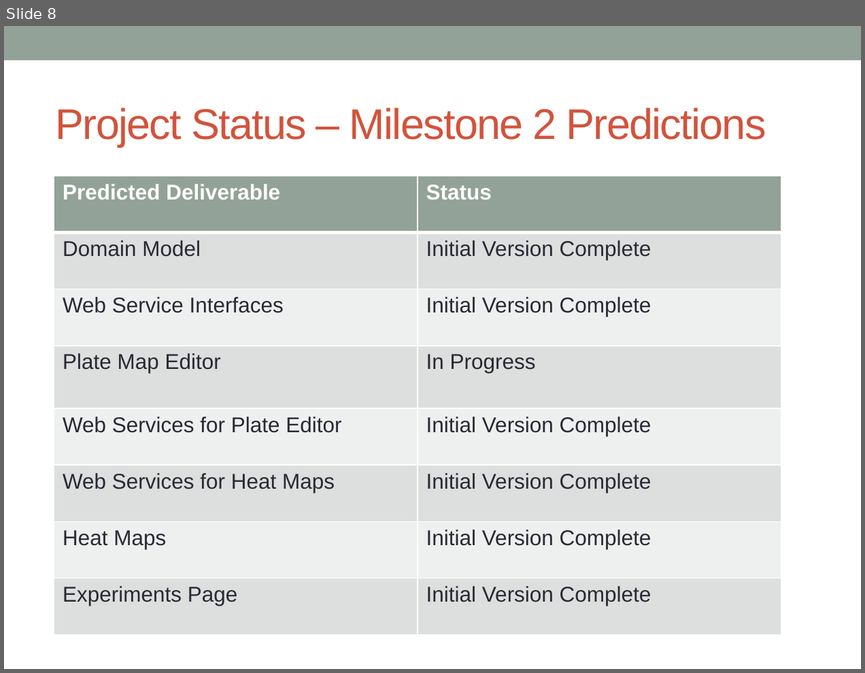
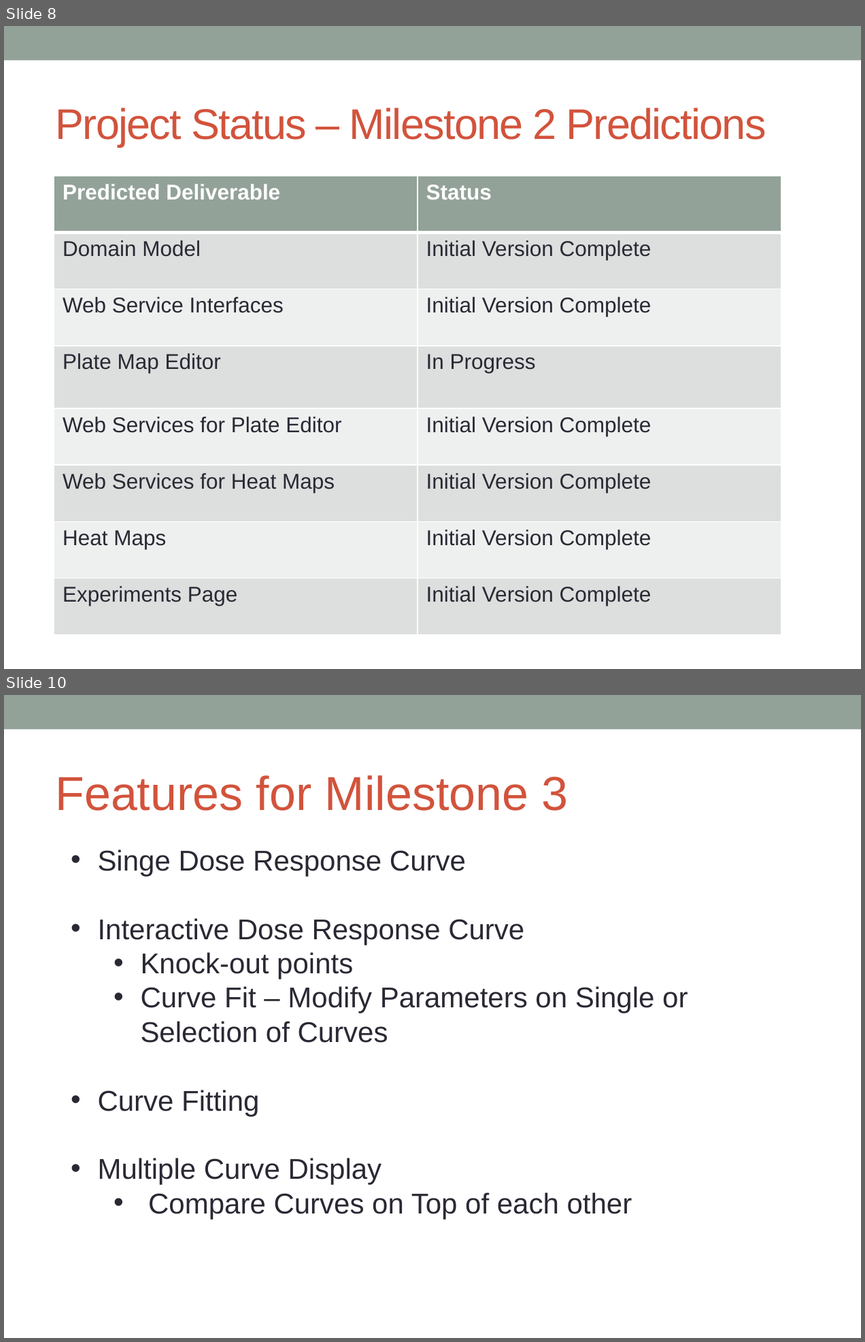
Before and after one commit to massfords/we99, a slide deck: docs/Presentations/WestEastMilestone2Presentation_v1.pptx. Shown one above the other, each under a label of ours: slide 8 before the commit, slides 8 and 10 after it; the slides between them are not shown. The pictures are 865x673 and 865x1342 pixels, drawn with LibreOffice and Linux fonts; fonts in the diff are those of the drawing. Boxes give left, top, right and bottom in pixels: in the first picture for what was removed or moved away, otherwise in the second. Text is boxed around its words. In the diff, an @@ line names an element or a change of style, - is before the commit and + after.

Commit message:
Changes to Milestone2Presentation

```diff
--- a/docs/Presentations/WestEastMilestone2Presentation_v1.pptx
+++ b/docs/Presentations/WestEastMilestone2Presentation_v1.pptx
@@ slide 10 added at box(4, 695, 861, 1338), background #FFFFFF; not listed: 1 template element that a slide beside it also shows @@
@@ text added at box(55, 775, 568, 811), 40 pt, text #D2533C @@
+Features for Milestone 3
@@ text added at box(98, 849, 687, 1219), 24 pt, text #292934 @@
+• Singe Dose Response Curve
+• Interactive Dose Response Curve
+  • Knock-out points
+  • Curve Fit – Modify Parameters on Single or Selection of Curves
+• Curve Fitting
+• Multiple Curve Display
+  • Compare Curves on Top of each other
```
Also in this commit, not shown: 4 slides changed, 4 other slides added, 2 slides removed.
